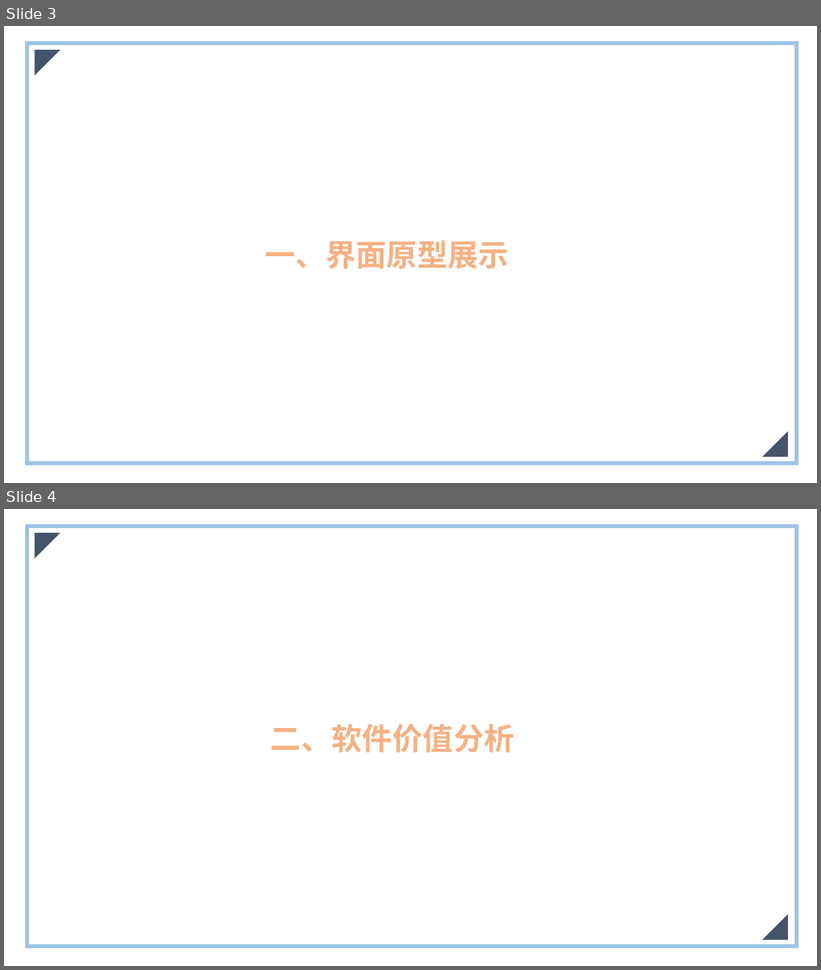
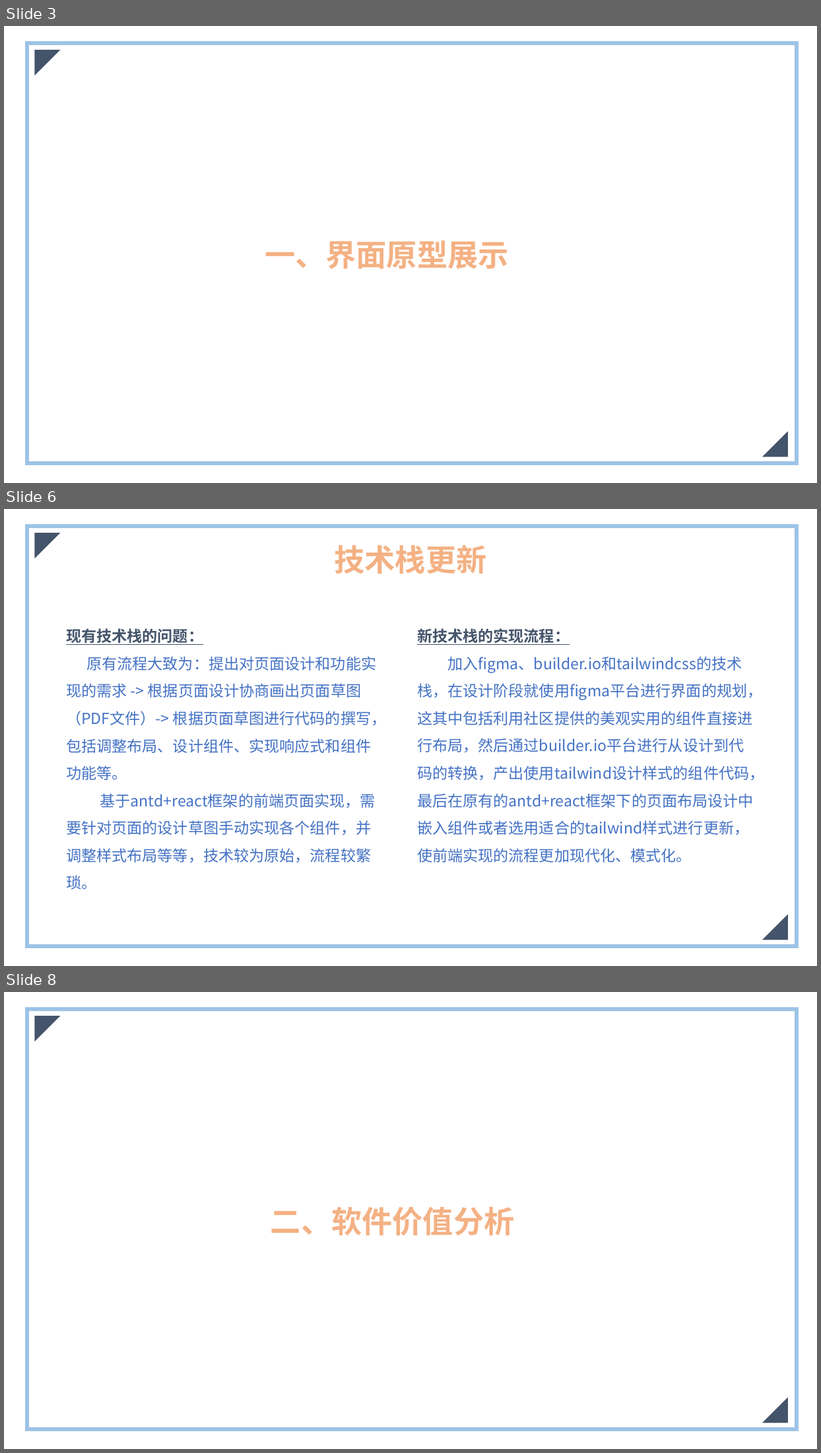
Before and after one commit to Horizon12275/Horizon12275-Online-Consultation-Platform, a slide deck: documents/界面原型迭代/Online-Consultation-Platform.pptx. Shown one above the other, each under a label of ours: slides 3 and 4 before the commit, slides 3, 6 and 8 after it; the slides between them are not shown. The pictures are 821x970 and 821x1453 pixels, drawn with LibreOffice and Linux fonts; fonts in the diff are those of the drawing. Boxes give left, top, right and bottom in pixels: in the first picture for what was removed or moved away, otherwise in the second. Text is boxed around its words. In the diff, an @@ line names an element or a change of style, - is before the commit and + after.

Commit message:
plaza 新技术栈实现

```diff
--- a/documents/界面原型迭代/Online-Consultation-Platform.pptx
+++ b/documents/界面原型迭代/Online-Consultation-Platform.pptx
@@ slide 6 added at bbox=[4, 509, 817, 966], background #FFFFFF @@
@@ rectangle added at bbox=[27, 526, 797, 947], outline #9DC3E6 4.5 pt @@
@@ right triangle added at bbox=[34, 533, 60, 559], fill #44546A @@
@@ text added at bbox=[335, 545, 487, 574], 36 pt, text #F4B183, bold @@
+技术栈更新
@@ text added at bbox=[66, 628, 386, 890], 18 pt, text #4472C4 @@
+现有技术栈的问题：
+原有流程大致为：提出对页面设计和功能实现的需求 -> 根据页面设计协商画出页面草图（PDF文件）-> 根据页面草图进行代码的撰写，包括调整布局、设计组件、实现响应式和组件功能等。
+基于antd+react框架的前端页面实现，需要针对页面的设计草图手动实现各个组件，并调整样式布局等等，技术较为原始，流程较繁琐。
@@ text added at bbox=[417, 628, 764, 863], 18 pt, text #4472C4 @@
+新技术栈的实现流程：
+加入figma、builder.io和tailwindcss的技术栈，在设计阶段就使用figma平台进行界面的规划，这其中包括利用社区提供的美观实用的组件直接进行布局，然后通过builder.io平台进行从设计到代码的转换，产出使用tailwind设计样式的组件代码，最后在原有的antd+react框架下的页面布局设计中嵌入组件或者选用适合的tailwind样式进行更新，使前端实现的流程更加现代化、模式化。
@@ right triangle added at bbox=[762, 915, 788, 940], fill #44546A @@
@@ what was slide 4 is now slide 8 @@
```
Also in this commit, not shown: 3 other slides added, 5 other files.
